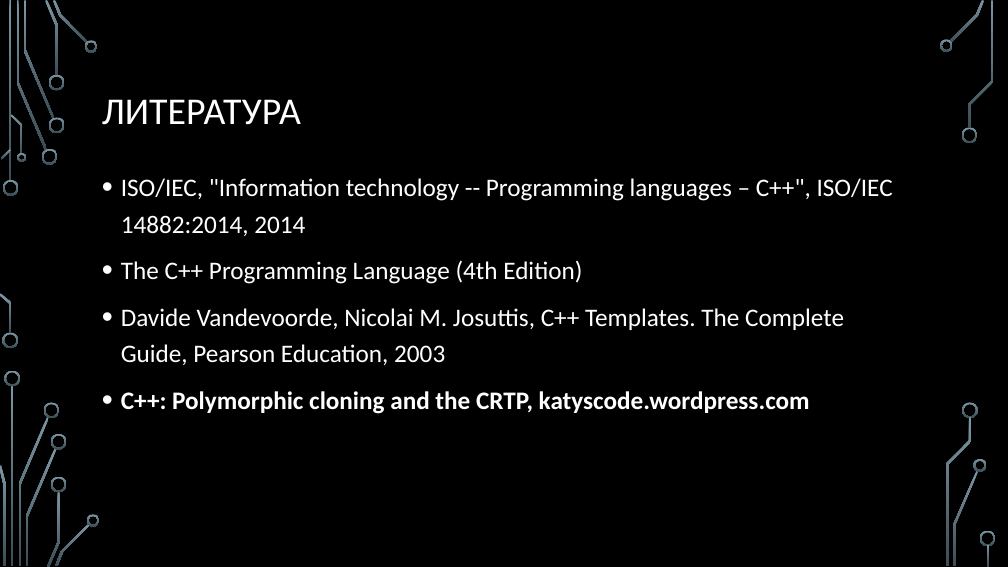
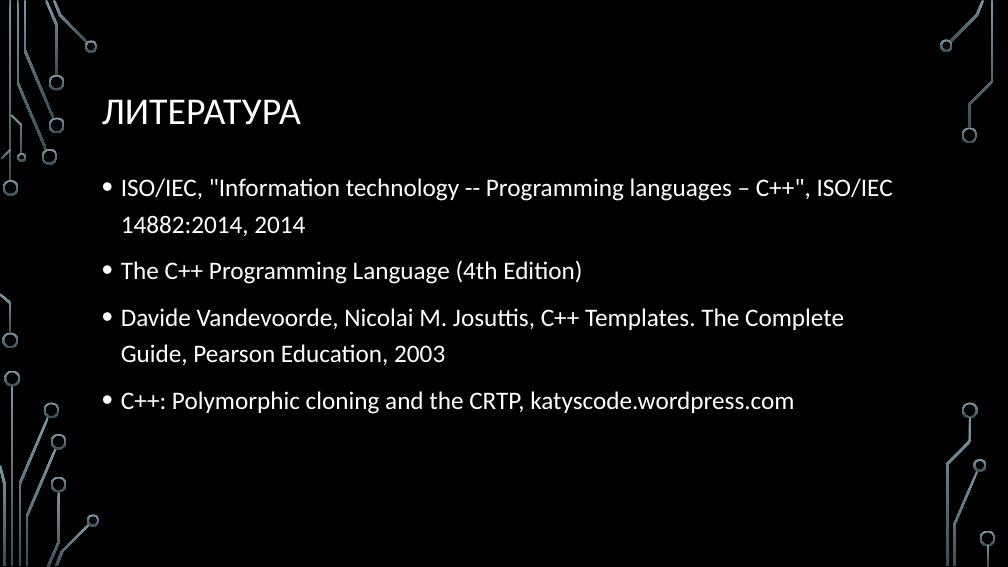
Before and after one commit to MIPT-ILab/cpp-lects-rus, a slide deck: slide 54 of slides/lec2-2-class-templates.pptx (slide 52 before the commit). Drawn at 1008x567 pixels with LibreOffice and Linux fonts; fonts in the diff are those of the drawing; background and template pictures are left out. Boxes give left, top, right and bottom in pixels: in the first picture for what was removed or moved away, otherwise in the second. Text is boxed around its words. In the diff, an @@ line names an element or a change of style, - is before the commit and + after.

```diff
--- a/slides/lec2-2-class-templates.pptx
+++ b/slides/lec2-2-class-templates.pptx
@@ text at (121,391,794,414): bold off in "C++: Polymorphic cloning and the CRTP, katyscode.wordpress.c ..." @@
```
Also in this commit, not shown: 1 other slide changed, 2 slides added, 3 other files.
